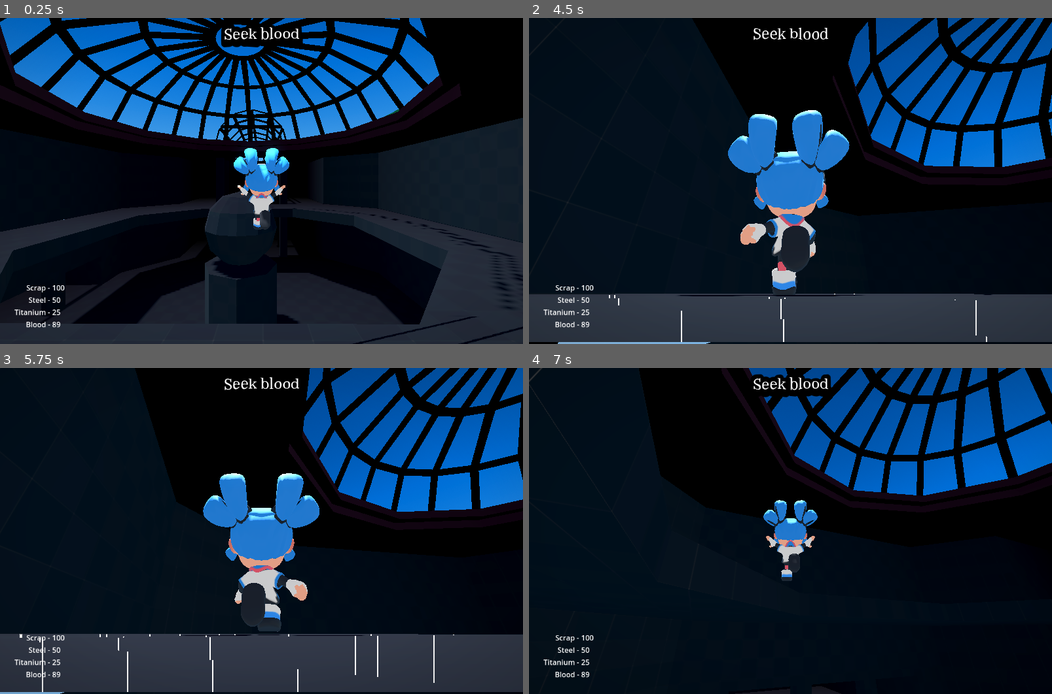
Above: before the commit, frames 1-4 (two rows, left to right).
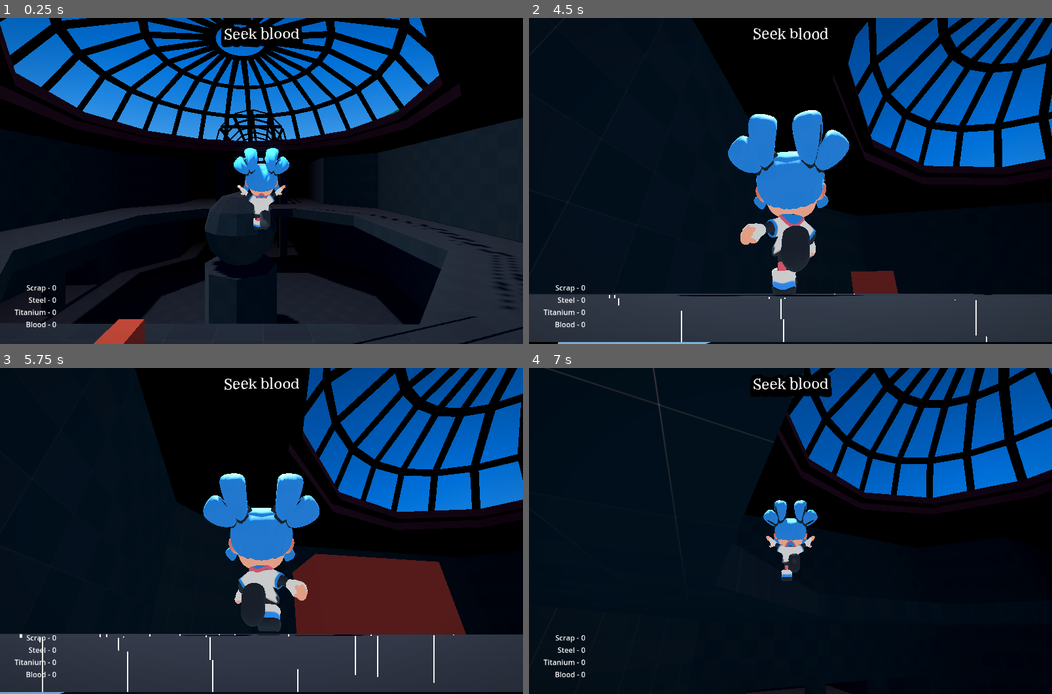
Above: after the commit, the same moments.

Repository: jake6724/no_poly_jam
Game: Godot game, scene res://scenes/TestLevel.tscn
Two runs of this game, one before a commit and one after it. Both use one fixed random seed, a clock stepped at 60 frames per second and the inputs below.
Inputs (mouse positions are in pixels of both pictures, inside the frame that each line leads up to):
- Up to frame 1 (0.25 s): no input
- Up to frame 2 (4.5 s): move the mouse to (905, 164) at 0.52 s; hold D (move_right) 0.53-1.28 s; hold Ctrl (control) 0.53-1.28 s; tap Space (jump) at 0.77, 1.52, 3.02, 3.77 s; tap E (interact) at 0.8, 1.35, 2.3, 2.85, 3.8 s; move the mouse to (685, 197) at 1.27 s; hold S (move_down) 1.28-2.03 s; tap Ctrl (control) at 1.55, 3.05 s; move the mouse to (842, 109) at 2.02 s; hold D (move_right) 2.03-2.78 s; hold Ctrl (control) 2.03-2.78 s; move the mouse to (764, 246) at 2.77 s; hold W (move_up) 2.78-3.53 s; move the mouse to (947, 229) at 3.52 s; hold A (move_left) 3.53-4.28 s; click (947, 229) at 3.6 s; move the mouse to (748, 177) at 4.27 s; hold W (move_up) from 4.28 s (still down); tap Mouse wheel down (scroll_down) at 4.35 s
- Up to frame 3 (5.75 s): keep holding W (move_up); tap Space (jump) at 4.52 s; tap Ctrl (control) at 4.55 s; move the mouse to (266, 531) at 5.02 s; tap Mouse wheel up (scroll_up) at 5.1 s; tap E (interact) at 5.3 s
- Up to frame 4 (7 s): move the mouse to (769, 524) at 5.77 s; release W (move_up) at 5.78 s; hold D (move_right) 5.78-6.53 s; tap Shift (sprint) at 5.85 s; tap Space (jump) at 6.02, 6.77 s; tap Ctrl (control) at 6.05 s; move the mouse to (816, 531) at 6.52 s; hold W (move_up) from 6.53 s (still down); hold Ctrl (control) from 6.53 s (still down); tap E (interact) at 6.8 s

The runs differ from the first frame. In frame 1, 0.6% of the frame differs, in the area x 10-28%, y 81-100%; in frame 2, 0.7%; in frame 3, 7.0%; in frame 4, 18%, in the area x 0-100%, y 0-100%.

Commit message:
Add chest with pickups

Diff:
--- /dev/null
+++ b/materials/pickup/material_pickup_scrap.tres
@@ -0,0 +1,4 @@
+[gd_resource type="StandardMaterial3D" format=3 uid="uid://bf46pf42idlqh"]
+
+[resource]
+albedo_color = Color(0.6755645, 0.26745817, 0, 1)
--- /dev/null
+++ b/materials/pickup/material_pickup_steel.tres
@@ -0,0 +1,4 @@
+[gd_resource type="StandardMaterial3D" format=3 uid="uid://b33r8pokv4kxs"]
+
+[resource]
+albedo_color = Color(0.24323046, 0.2050569, 0.9999998, 1)
--- /dev/null
+++ b/materials/pickup/material_pickup_titanium.tres
@@ -0,0 +1,4 @@
+[gd_resource type="StandardMaterial3D" format=3 uid="uid://bbaw4euctu4yf"]
+
+[resource]
+albedo_color = Color(4.235506e-06, 0.6116177, 0.567189, 1)
--- a/project.godot
+++ b/project.godot
@@ -19,6 +19,7 @@
 
 LevelManager="*res://scripts/singletons/level_manager.gd"
 PlayerInventory="*res://scripts/singletons/player_inventory.gd"
+PickupManager="*res://scripts/singletons/pickup_manager.gd"
 
 [debug]
 
--- a/scenes/Environment/Chest.tscn
+++ b/scenes/Environment/Chest.tscn
@@ -12,7 +12,7 @@
 data = PackedVector3Array(-1, 0.5, 0.5, 1, 0.5, 0.5, -1, -0.5, 0.5, 1, 0.5, 0.5, 1, -0.5, 0.5, -1, -0.5, 0.5, 1, 0.5, - …(428 unchanged characters)…
 
 [sub_resource type="BoxShape3D" id="BoxShape3D_425qx"]
-size = Vector3(2, 1, 1)
+size = Vector3(2.4074707, 1.3696289, 1.6777344)
 
 [sub_resource type="ViewportTexture" id="ViewportTexture_425qx"]
 viewport_path = NodePath("Sprite3D/SubViewport")
@@ -38,6 +38,7 @@
 collision_mask = 0
 
 [node name="CollisionShape3D" type="CollisionShape3D" parent="Area3D"]
+transform = Transform3D(1, 0, 0, 0, 1, 0, 0, 0, 1, -0.018676758, 0.18481445, 0.033203125)
 shape = SubResource("BoxShape3D_425qx")
 
 [node name="Sprite3D" type="Sprite3D" parent="."]
--- a/scenes/Environment/Pickup.tscn
+++ b/scenes/Environment/Pickup.tscn
@@ -1,14 +1,25 @@
-[gd_scene load_steps=4 format=3 uid="uid://bg4wpxnq64sam"]
+[gd_scene load_steps=6 format=3 uid="uid://bg4wpxnq64sam"]
+
+[ext_resource type="Script" uid="uid://dsqobh2o0sgns" path="res://scripts/environment/pickup.gd" id="1_c20rq"]
 
 [sub_resource type="BoxMesh" id="BoxMesh_3kdxx"]
+size = Vector3(0.5, 0.5, 0.5)
 
 [sub_resource type="StandardMaterial3D" id="StandardMaterial3D_3kdxx"]
 albedo_color = Color(0.8821422, 0.4432065, 9.62615e-07, 1)
 
 [sub_resource type="SphereShape3D" id="SphereShape3D_3kdxx"]
-radius = 0.8678173
+radius = 0.28102216
 
-[node name="Pickup" type="Node3D"]
+[sub_resource type="BoxShape3D" id="BoxShape3D_c20rq"]
+size = Vector3(0.5, 0.5, 0.5)
+
+[node name="Pickup" type="CharacterBody3D" node_paths=PackedStringArray("mesh")]
+collision_layer = 8
+collision_mask = 4
+script = ExtResource("1_c20rq")
+mesh = NodePath("MeshInstance3D")
+metadata/_custom_type_script = "uid://dsqobh2o0sgns"
 
 [node name="MeshInstance3D" type="MeshInstance3D" parent="."]
 transform = Transform3D(1, 0, 0, 0, 1, 0, 0, 0, 1, 0, 1, 0)
@@ -22,3 +33,7 @@
 [node name="CollisionShape3D" type="CollisionShape3D" parent="Area3D"]
 transform = Transform3D(1, 0, 0, 0, 1, 0, 0, 0, 1, 0, 1, 0)
 shape = SubResource("SphereShape3D_3kdxx")
+
+[node name="CollisionShape3D" type="CollisionShape3D" parent="."]
+transform = Transform3D(1, 0, 0, 0, 1, 0, 0, 0, 1, 0, 1, 0)
+shape = SubResource("BoxShape3D_c20rq")
--- /dev/null
+++ b/scenes/PickupMeshScrap.tscn
@@ -0,0 +1,12 @@
+[gd_scene load_steps=3 format=3 uid="uid://chv3pfdlxnex8"]
+
+[sub_resource type="BoxMesh" id="BoxMesh_qb7q1"]
+
+[sub_resource type="StandardMaterial3D" id="StandardMaterial3D_qb7q1"]
+albedo_color = Color(0.5229122, 0.27406207, 0, 1)
+
+[node name="PickupMeshScrap" type="Node3D"]
+
+[node name="MeshInstance3D" type="MeshInstance3D" parent="."]
+mesh = SubResource("BoxMesh_qb7q1")
+surface_material_override/0 = SubResource("StandardMaterial3D_qb7q1")
--- a/scenes/Player.tscn
+++ b/scenes/Player.tscn
@@ -10,9 +10,12 @@
 radius = 0.34765625
 height = 1.53125
 
-[node name="Player" type="CharacterBody3D" node_paths=PackedStringArray("_camera", "_camera_pivot", "_spring_arm", "_capsule_collider", "grapple_raycast", "grapple_controller", "interact_raycast", "_skin")]
+[sub_resource type="SphereShape3D" id="SphereShape3D_qu4a1"]
+radius = 0.7536849
+
+[node name="Player" type="CharacterBody3D" node_paths=PackedStringArray("_camera", "_camera_pivot", "_spring_arm", "_capsule_collider", "grapple_raycast", "grapple_controller", "interact_raycast", "pickup_collect_area", "pickup_collect_collider", "player_ui", "_skin")]
 transform = Transform3D(1.3113416e-07, 0, -1, 0, 1, 0, 1, 0, 1.3113416e-07, 0, 0, 0)
-collision_mask = 14
+collision_mask = 6
 script = ExtResource("1_v6fml")
 zoom_sensitivity = 6.0
 zoom_max = 17.0
@@ -25,6 +28,9 @@
 grapple_raycast = NodePath("CameraPivot/SpringArm3D/Camera3D/GrappleRaycast")
 grapple_controller = NodePath("GrappleController")
 interact_raycast = NodePath("CameraPivot/SpringArm3D/Camera3D/InteractRaycast")
+pickup_collect_area = NodePath("PickupCollectArea")
+pickup_collect_collider = NodePath("PickupCollectArea/PickupCollectCollider")
+player_ui = NodePath("PlayerUI")
 _skin = NodePath("SophiaSkin")
 
 [node name="SophiaSkin" parent="." instance=ExtResource("1_p0vlq")]
@@ -69,3 +75,13 @@
 metadata/_custom_type_script = "uid://b8lo4pmy8o03"
 
 [node name="PlayerUI" parent="." instance=ExtResource("5_qu4a1")]
+
+[node name="PickupCollectArea" type="Area3D" parent="."]
+collision_layer = 0
+collision_mask = 8
+monitorable = false
+
+[node name="PickupCollectCollider" type="CollisionShape3D" parent="PickupCollectArea"]
+transform = Transform3D(1, 0, 0, 0, 1, 0, 0, 0, 1, 0, 0.67137563, 0)
+shape = SubResource("SphereShape3D_qu4a1")
+debug_color = Color(0.8817232, 0.32950577, 0.018827017, 0.41960785)
--- a/scenes/TestLevel.tscn
+++ b/scenes/TestLevel.tscn
@@ -1056,5 +1056,8 @@
 [node name="Chest" parent="." instance=ExtResource("15_72onm")]
 transform = Transform3D(1, 0, 0, 0, 1, 0, 0, 0, 1, 17, 1.000019, 0)
 
+[node name="Chest2" parent="." instance=ExtResource("15_72onm")]
+transform = Transform3D(-1, 0, -8.742278e-08, 0, 1, 0, 8.742278e-08, 0, -1, 51, 15.499998, -66)
+
 [node name="env_mall" parent="." instance=ExtResource("17_ed8ye")]
 transform = Transform3D(-4.371139e-08, 0, -1, 0, 1, 0, 1, 0, -4.371139e-08, 293.21567, 0, -123.85162)
--- a/scripts/environment/chest.gd
+++ b/scripts/environment/chest.gd
@@ -2,12 +2,17 @@
 extends Node3D
 
 @export var interact_hint: Sprite3D
+var opened: bool = false
 
 func show_interact_hint() -> void:
-    if not interact_hint.visible:
+    if not interact_hint.visible and not opened:
         interact_hint.show()
+
 func hide_interact_hint() -> void:
     interact_hint.hide()
 
 func open_chest() -> void:
-    pass
+    if not opened:
+        opened = true
+        var forward_direction: Vector3 = -global_transform.basis.z.normalized()
+        PickupManager.spawn_pickup(5, global_position + Vector3(0, 0, 0), forward_direction)
--- a/scripts/environment/pickup.gd
+++ b/scripts/environment/pickup.gd
@@ -1,2 +1,10 @@
 class_name Pickup
-extends Node3D
+extends CharacterBody3D
+
+@export var mesh: MeshInstance3D
+
+var currency: PlayerInventory.Currency
+
+func _ready():
+	currency = PlayerInventory.get_weighted_random_metal_currency()
+	mesh.material_override = PlayerInventory.currency_materials[currency]
--- a/scripts/player/player.gd
+++ b/scripts/player/player.gd
@@ -44,6 +44,9 @@
 
 @export var interact_raycast: RayCast3D
 
+@export var pickup_collect_area: Area3D
+@export var pickup_collect_collider: CollisionShape3D
+
 # Stairs
 const MAX_STEP_DOWN = -.5
 const MAX_STEP_UP = .5
@@ -53,6 +56,7 @@
 
 const MOVE_DIRECTION_THRESHOLD: float = 0.2
 
+@export var player_ui: PlayerUI
 @export var _skin: Node3D
 
 var coyote_jump_available: bool = true
@@ -69,6 +73,8 @@
 	add_child(coyote_jump_timer)
 	coyote_jump_timer.timeout.connect(on_coyote_jump_timer_timeout)
 	_rotate_camera = not right_click_to_rotate_camera
+
+	pickup_collect_area.area_entered.connect(on_pickup_collect_area_entered)
 
 func _process(delta):
 	if not is_equal_approx(_spring_arm.spring_length, zoom_target):
@@ -205,7 +211,16 @@
 
 func interact() -> void:
 	if interact_raycast.is_colliding():
-		print("Interact hit!")
+		var interact_target: Node3D = interact_raycast.get_collider()
+		if interact_target.owner is Chest:
+			interact_target.owner.open_chest()
+
+func on_pickup_collect_area_entered(_intruder) -> void:
+	var pickup: Pickup = _intruder.owner as Pickup
+	if pickup:
+		PlayerInventory.add_currency(pickup.currency)
+		PickupManager.remove_pickup(pickup)
+		player_ui.update()
 
 func stair_step_down():
 	if is_on_floor():
--- a/scripts/player/player_ui.gd
+++ b/scripts/player/player_ui.gd
@@ -7,7 +7,10 @@
 @export var blood_value: Label
 
 func _ready():
-    scrap_value.text = str(PlayerInventory.scrap)
-    steel_value.text = str(PlayerInventory.steel)
-    titanium_value.text = str(PlayerInventory.titanium)
-    blood_value.text = str(PlayerInventory.blood)
+	update()
+
+func update() -> void:
+	scrap_value.text = str(PlayerInventory.player_currency[PlayerInventory.Currency.SCRAP])
+	steel_value.text = str(PlayerInventory.player_currency[PlayerInventory.Currency.STEEL])
+	titanium_value.text = str(PlayerInventory.player_currency[PlayerInventory.Currency.TITANIUM])
+	blood_value.text = str(PlayerInventory.player_currency[PlayerInventory.Currency.BLOOD])
--- a/scripts/singletons/pickup_manager.gd
+++ b/scripts/singletons/pickup_manager.gd
@@ -3,7 +3,36 @@
 var pickups: Array[Pickup] = []
 
 const ROTATION_SPEED_MULTIPLIER: float = 2.0
+const DEFAULT_SPAWN_DELAY: float = 0.1
+const PICKUP_SCENE: PackedScene = preload("res://scenes/Environment/Pickup.tscn")
 
-func _process(delta):
-    for pickup: Pickup in pickups:
-        pickup.rotation.y += (delta * ROTATION_SPEED_MULTIPLIER)
+func _physics_process(delta: float) -> void:
+	for pickup: Pickup in pickups:
+		pickup.rotation.y += (delta * ROTATION_SPEED_MULTIPLIER)
+		pickup.velocity.y -= (30 * delta)
+
+		if pickup.is_on_floor():
+			pickup.velocity = pickup.velocity.move_toward(Vector3.ZERO, delta * 20)
+
+		pickup.move_and_slide()
+
+func spawn_pickup(spawn_amount, spawn_global_position: Vector3, forward_direction: Vector3, spawn_delay: float=DEFAULT_SPAWN_DELAY) -> void:
+	for i in range(spawn_amount):
+		var new_pickup: Pickup = PICKUP_SCENE.instantiate()
+		add_child(new_pickup)
+		pickups.append(new_pickup)
+		new_pickup.global_position = spawn_global_position
+		new_pickup.velocity = get_launch_velocity(forward_direction)
+		new_pickup.mesh.scale = Vector3(randf_range(.8,1), randf_range(.8,1), randf_range(.8,1))
+		await get_tree().create_timer(spawn_delay).timeout
+
+func get_launch_velocity(forward_direction: Vector3) -> Vector3:
+	var launch_velocity: Vector3 = forward_direction
+	launch_velocity.z = randf_range(4, 8)
+	launch_velocity.x = randf_range(-2, 2)
+	launch_velocity.y = randf_range(9, 12)
+	return launch_velocity
+
+func remove_pickup(_pickup: Pickup) -> void:
+	pickups.erase(_pickup)
+	_pickup.queue_free()
--- a/scripts/singletons/player_inventory.gd
+++ b/scripts/singletons/player_inventory.gd
@@ -1,9 +1,46 @@
 extends Node
 
-var scrap: int = 100
-var steel: int = 50
-var titanium: int = 25
-var blood: int = 89
+enum Currency {SCRAP, STEEL, TITANIUM, BLOOD}
 
-func _ready():
-    pass
+var player_currency: Dictionary[Currency, int] = {
+	Currency.SCRAP: 0,
+	Currency.STEEL: 0,
+	Currency.TITANIUM: 0,
+	Currency.BLOOD: 0,
+}
+
+var currency_spawn_chance_array_metal = [
+	[Currency.SCRAP, 70],
+	[Currency.STEEL, 20],
+	[Currency.TITANIUM, 10],
+]
+
+var currency_materials: Dictionary[Currency, StandardMaterial3D] = {
+	Currency.SCRAP: preload("res://materials/pickup/material_pickup_scrap.tres"),
+	Currency.STEEL: preload("res://materials/pickup/material_pickup_steel.tres"),
+	Currency.TITANIUM: preload("res://materials/pickup/material_pickup_titanium.tres"),
+}
+
+func add_currency(_currency: Currency) -> void:
+	player_currency[_currency] += 1
+
+func get_weighted_random_metal_currency() -> Currency:
+	return get_weighted_random(currency_spawn_chance_array_metal)
+
+## `spawn_chance_array` must be a doubly-nested array.
+## Each sub-array must contain a value to return, and the chance of getting it.
+func get_weighted_random(spawn_chance_array) -> Variant:
+	var total = 0
+	for i in range(len(spawn_chance_array)):
+		total += spawn_chance_array[i][1]
+
+	var r = randf() * total
+
+	for i in range(0, len(spawn_chance_array)):
+		var selection = spawn_chance_array[i]
+		if r < selection[1]:
+			return selection[0]
+		r -= selection[1]
+
+	push_error("get_weighted_random reached final return, which should not be possible")
+	return # Only here to allow for typed return signature. Should never return here
Not shown: 1 places in scenes/Player.tscn that only renumber resources
Not shown: 1 places in scenes/TestLevel.tscn that only renumber resources
